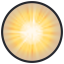
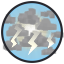
Layered file, before and after one edit (64x64). Changes by layer:
added layer "Layer #12" (screen) above "Layer #11" over (x1=10, y1=19, x2=55, y2=56)
showed "Layer #4" over (x1=2, y1=8, x2=64, y2=56)
showed "Layer #6" over (x1=2, y1=3, x2=61, y2=61)
hid "Layer #2" over (x1=2, y1=3, x2=61, y2=61)
hid "Layer copy #4" over (x1=2, y1=3, x2=61, y2=61)
showed "Layer copy #3" over (x1=2, y1=3, x2=61, y2=61)